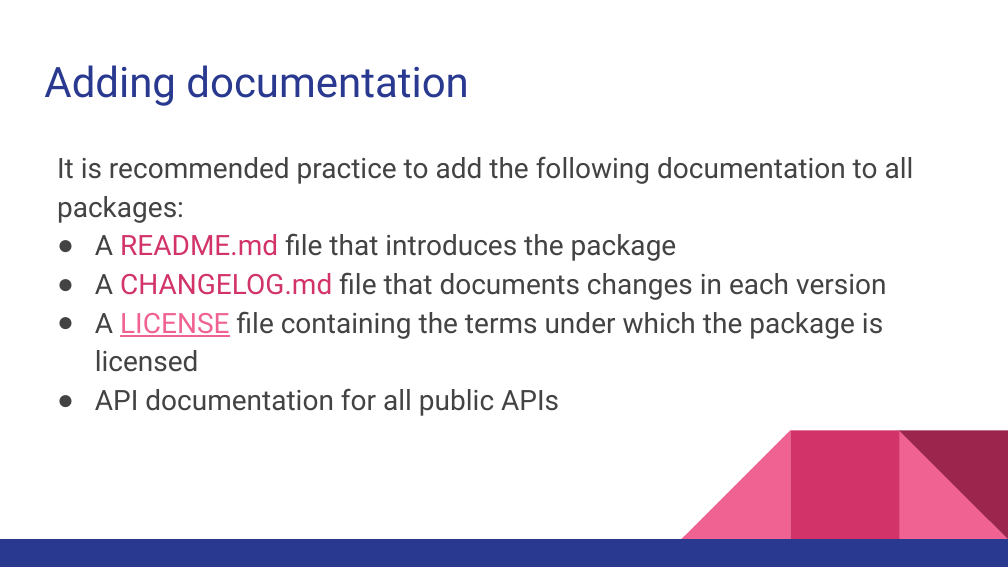
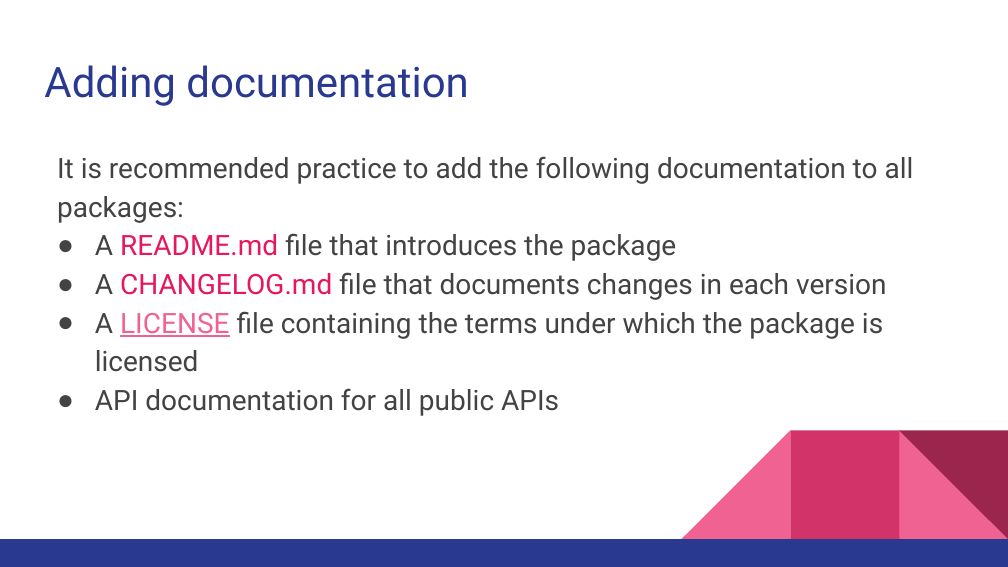
Before and after one commit to walkman617/Flutter2, a slide deck: slide 29 of Lecture/C06 Packages_Plugins.pptx. Drawn at 1008x567 pixels with LibreOffice and Linux fonts; fonts in the diff are those of the drawing. Boxes give left, top, right and bottom in pixels: in the first picture for what was removed or moved away, otherwise in the second. Text is boxed around its words. In the diff, an @@ line names an element or a change of style, - is before the commit and + after.

```diff
--- a/Lecture/C06 Packages_Plugins.pptx
+++ b/Lecture/C06 Packages_Plugins.pptx
@@ text at [95, 233, 886, 300]: text colour #D23369 to #E7165D in "README.md", "CHANGELOG.md" @@
```
Also in this commit, not shown: 2 other slides changed.
